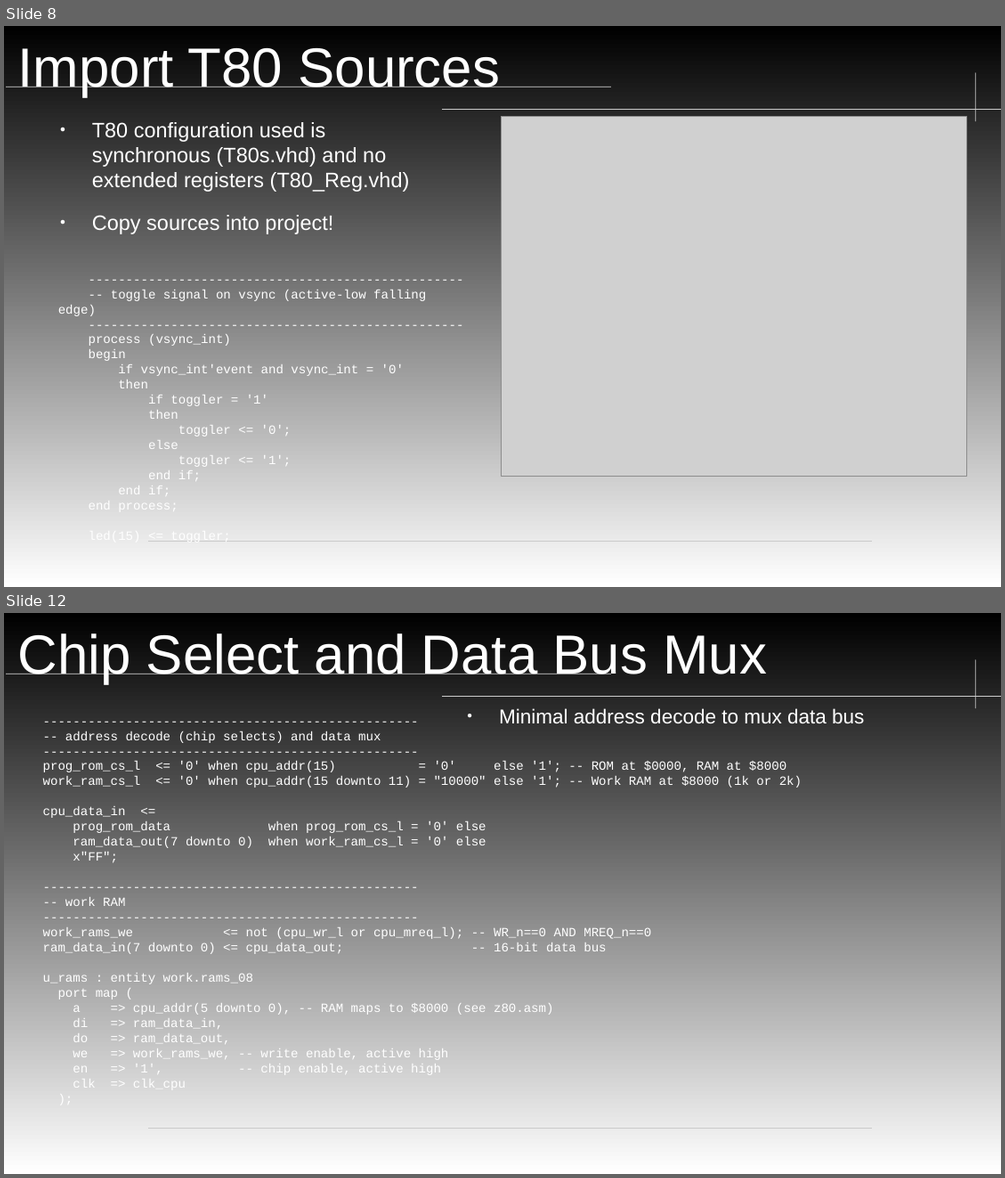
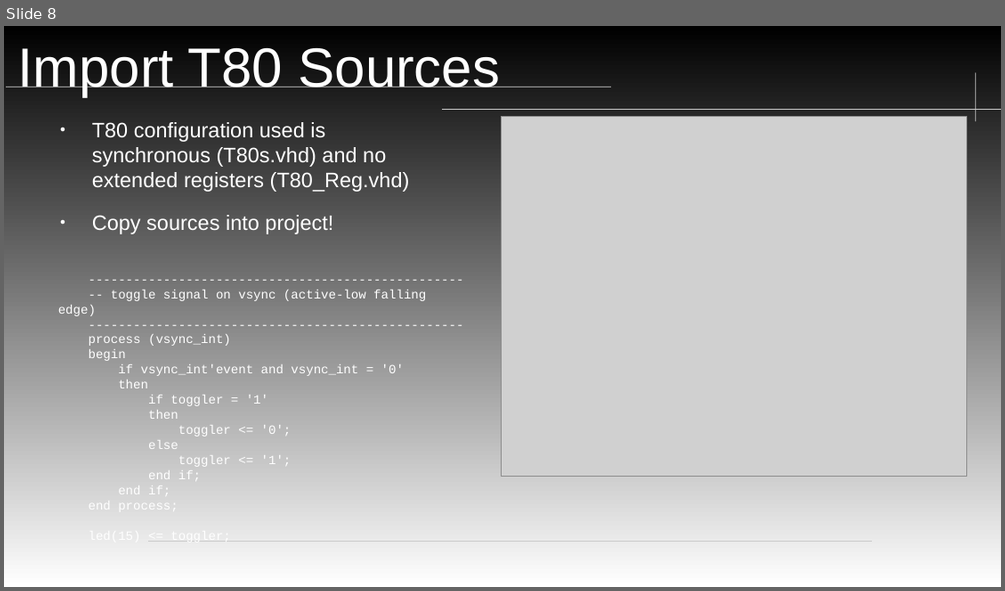
Before and after one commit to neiderm/retro_comp_fpga, a slide deck: docs/soc_t80_cpu_IRQ.odp. Shown one above the other, each under a label of ours: slides 8 and 12 before the commit, slide 8 after it; the slides between them are not shown. The pictures are 1005x1178 and 1005x591 pixels, drawn with LibreOffice and Linux fonts; fonts in the diff are those of the drawing; grey boxes stand for pictures; background and template pictures are left out. Boxes give left, top, right and bottom in pixels: in the first picture for what was removed or moved away, otherwise in the second. Text is boxed around its words. In the diff, an @@ line names an element or a change of style, - is before the commit and + after.

```diff
--- a/docs/soc_t80_cpu_IRQ.odp
+++ b/docs/soc_t80_cpu_IRQ.odp
@@ slide 12 removed at bbox=[4, 613, 1001, 1174], background gradient #FFFFFF to #000000; not listed: 4 template elements that a slide beside it also shows @@
@@ title removed at bbox=[18, 633, 767, 684] @@
-Chip Select and Data Bus Mux
@@ text removed at bbox=[499, 708, 864, 724] @@
-● Minimal address decode to mux data bus
@@ text removed at bbox=[43, 730, 801, 1091] @@
---------------------------------------------------
--- address decode (chip selects) and data mux
---------------------------------------------------
-prog_rom_cs_l <= '0' when cpu_addr(15) = '0' else '1'; -- ROM at $0000, RAM at $8000
-work_ram_cs_l <= '0' when cpu_addr(15 downto 11) = "10000" else '1'; -- Work RAM at $8000 (1k or 2k)
-cpu_data_in <=
-prog_rom_data when prog_rom_cs_l = '0' else
-ram_data_out(7 downto 0) when work_ram_cs_l = '0' else
-x"FF";
---------------------------------------------------
--- work RAM
---------------------------------------------------
-work_rams_we <= not (cpu_wr_l or cpu_mreq_l); -- WR_n==0 AND MREQ_n==0
-ram_data_in(7 downto 0) <= cpu_data_out; -- 16-bit data bus
-u_rams : entity work.rams_08
-port map (
-a => cpu_addr(5 downto 0), -- RAM maps to $8000 (see z80.asm)
-di => ram_data_in,
-do => ram_data_out,
-we => work_rams_we, -- write enable, active high
-en => '1', -- chip enable, active high
-clk => clk_cpu
-);
```
Also in this commit, not shown: 4 slides changed, 4 other slides removed.
